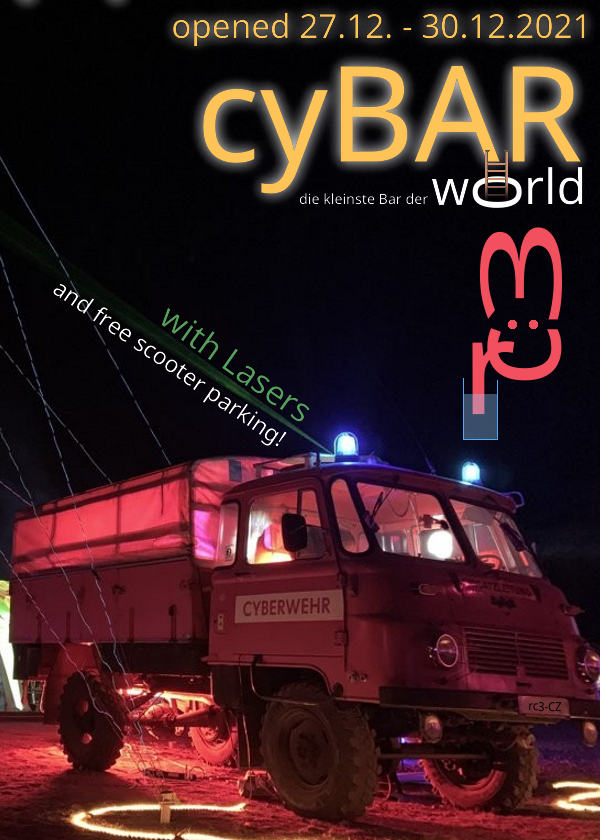
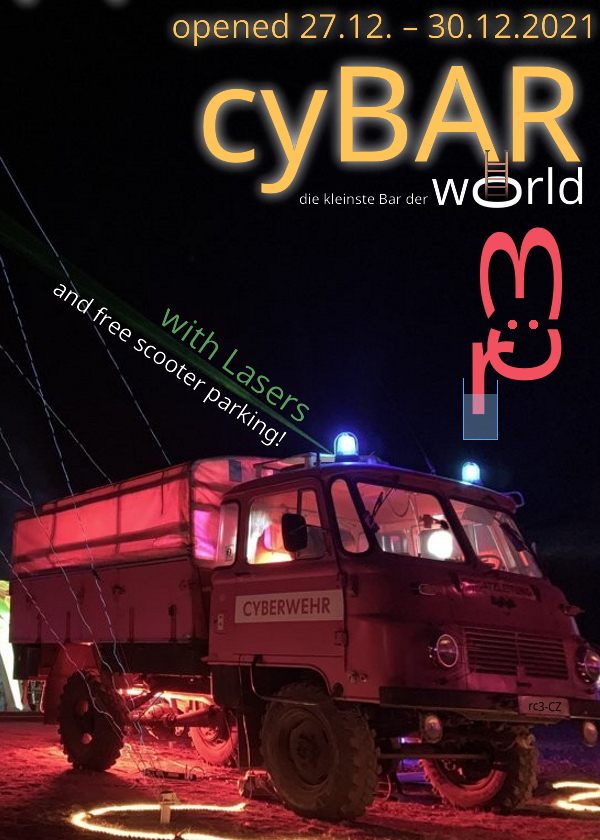
Layered file, before and after one edit (600 x 840). Changes by layer:
pixels changed over [391, 5, 600, 58] (layer not identified)
